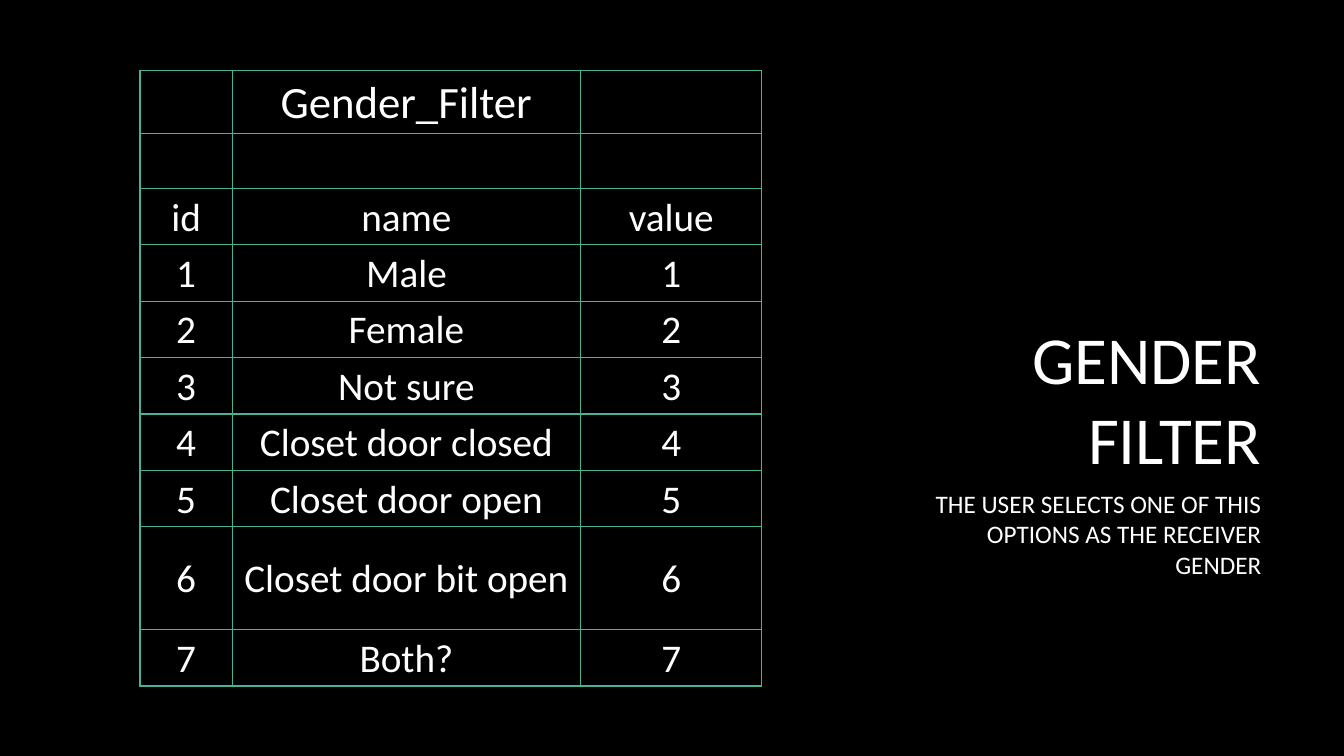
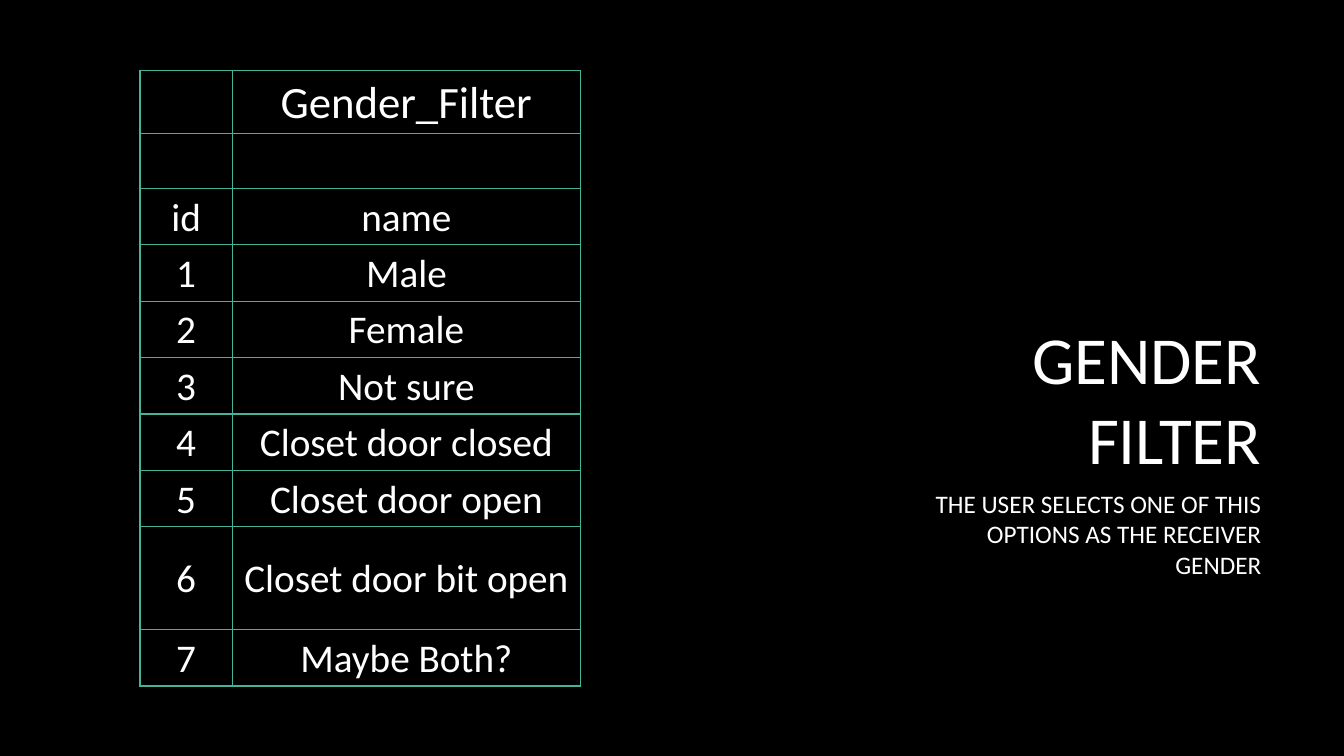
Before and after one commit to lmaia-22/gift_finder, a slide deck: slide 8 of DOCS/gift-finder.pptx. Drawn at 1344x756 pixels with LibreOffice and Linux fonts; fonts in the diff are those of the drawing; background and template pictures are left out. Boxes give left, top, right and bottom in pixels: in the first picture for what was removed or moved away, otherwise in the second. Text is boxed around its words. In the diff, an @@ line names an element or a change of style, - is before the commit and + after.

```diff
--- a/DOCS/gift-finder.pptx
+++ b/DOCS/gift-finder.pptx
@@ table at bbox=[140, 71, 581, 687] @@
-column 2: Gender_Filter |  | name | Male | Female | Not sure | Closet door closed | Closet door open | Closet door bit open | Both?
-column 3:  |  | value | 1 | 2 | 3 | 4 | 5 | 6 | 7
+column 2: Gender_Filter |  | name | Male | Female | Not sure | Closet door closed | Closet door open | Closet door bit open | Maybe Both?
@@ table: place and size @@
-table at bbox=[140, 71, 762, 687]
+table at bbox=[140, 71, 581, 687]
```
Also in this commit, not shown: 10 other slides changed, 3 slides added, 1 slide removed, 1 other file.
